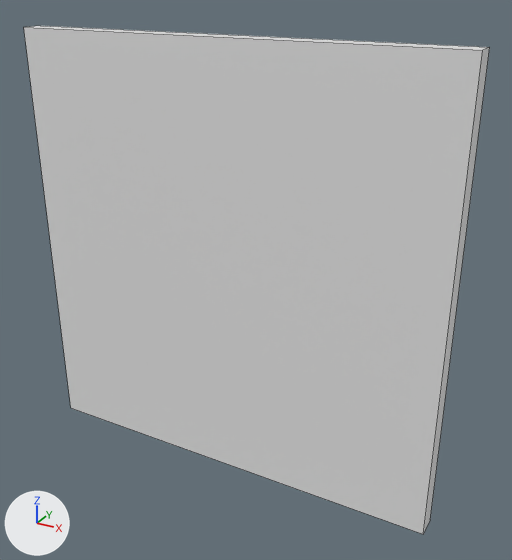
A saved change to the Blender file Assets/Models/Blend/Buildings/Wood/BigFloor.blend.
Before and after are seen from a 50 mm camera at (0.51, -2.48, 2.24) aimed at (-0.89, 0.07, 0.97). The axes (+X, +Y, +Z) are drawn at lower left. The lights are the same throughout. Mesh edges are drawn as thin lines.

Script lines for the objects in view, before the commit:
```python
me_cube_001 = bpy.data.meshes.new('Cube.001')
me_cube_001.from_pydata(...)  # a box spanning x -2.0..0.0, y -0.05..0.05, z 0.0..2.0
ob_bigfloor = bpy.data.objects.new('BigFloor', me_cube_001)
ob_bigfloor.location = (0.0, 0.0, 0.0)
```
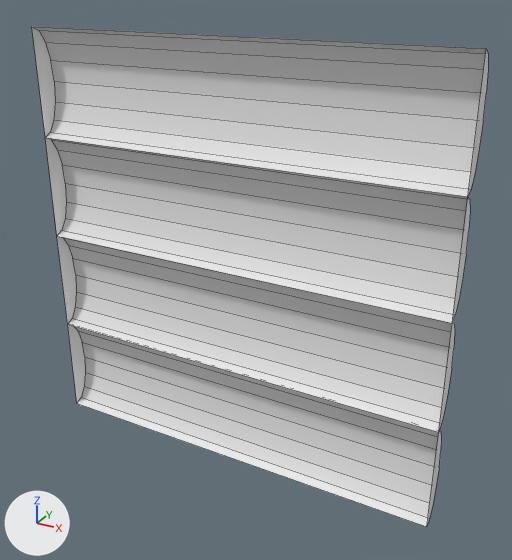
Where the change shows, as pixel boxes [x1, y1, x2, y2] in the pictures (512 x 560 px):
'BigFloor', reshaped
    before: [24, 26, 490, 534]
    after: [32, 26, 488, 527]

The change, as a list of edits to the scene's bpy script:
```text
Change me_cube_001:
    used by ob_bigfloor; location = (0.0, 0.0, 0.0)
    remove me_cube_001.from_pydata(...)  # 8 vertices, 6 faces; spans x -2.0..0.0, y -0.05..0.05, z 0.0..2.0
    add me_cube_001.from_pydata(...)  # 66 vertices, 40 faces; spans x -2.0..0.0, y 0.0..0.1, z 0.0..2.0
    me_cube_001 part 1: the whole mesh is rebuilt
```
